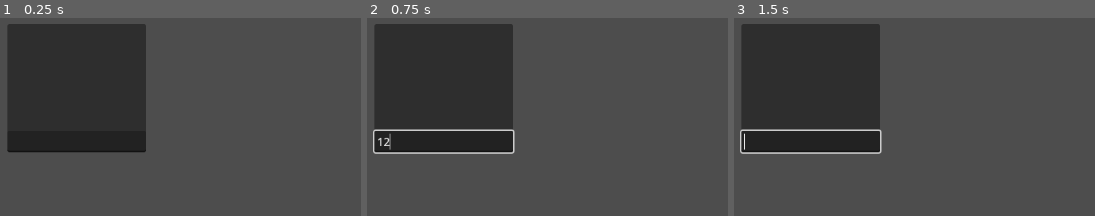
Above: before the commit, frames 1-3 (left to right).
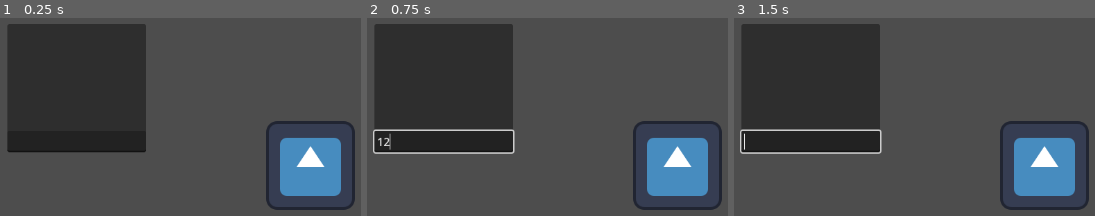
Above: after the commit, the same moments.

Repository: CatmeowSoftwares/multiplayer
Game: Godot game, scene res://main.tscn
Same seed, same stepped clock (60 frames per second), same inputs: the game is played once before the commit and once after it. The engine's default icon, where the game draws it, is replaced by a stand-in: a white triangle on a blue panel in a dark square.
Inputs (mouse positions are in pixels of both pictures, inside the frame that each line leads up to):
- Up to frame 1 (0.25 s): no input
- Up to frame 2 (0.75 s): click (442, 140) at 0.52 s; type "12" at 0.6 s
- Up to frame 3 (1.5 s): tap Enter (ui_accept) at 1.25, 1.35 s; hold Right (ui_right) from 1.28 s (still down)

The runs differ from the first frame. In frame 1, 6.3% of the frame differs, in the area x 73-99%, y 52-97%; in frame 2, 6.3%; in frame 3, 6.3%.

Commit message:
added udp

Diff:
--- a/chat.gd
+++ b/chat.gd
@@ -14,17 +14,17 @@
 	user = randi_range(41, 67)
 func _process(delta: float) -> void:
 	stream.poll()
-
-	var r = stream.get_available_bytes()
-	if r > 0:
-		print("data!!!!")
-		var d = stream.get_data(r)[1]
-		var string := ""
-		for x in d:
-			if x == 0: continue
-			string += char(x)
-		print(string)
-		chat_send(string)
+	if stream.get_status() == StreamPeerSocket.Status.STATUS_CONNECTED:
+		var r = stream.get_available_bytes()
+		if r > 0:
+			print("data!!!!")
+			var d = stream.get_data(r)[1]
+			var string := ""
+			for x in d:
+				if x == 0: continue
+				string += char(x)
+			print(string)
+			chat_send(string)
 
 
 func send(message: String):
--- a/main.tscn
+++ b/main.tscn
@@ -2,6 +2,11 @@
 
 [ext_resource type="Script" uid="uid://r4nltx0lpaya" path="res://main.gd" id="1_0xm2m"]
 [ext_resource type="Script" uid="uid://6jbnefhd7wdj" path="res://chat.gd" id="1_ig7tw"]
+[ext_resource type="Script" uid="uid://c3qxfvn67cdcm" path="res://player.gd" id="3_1bvp3"]
+[ext_resource type="Texture2D" uid="uid://qh7ik1d88h0x" path="res://icon.svg" id="4_lquwl"]
+
+[sub_resource type="RectangleShape2D" id="RectangleShape2D_7mycd"]
+size = Vector2(128, 128)
 
 [node name="Main" type="Node2D" unique_id=208231970]
 script = ExtResource("1_0xm2m")
@@ -40,4 +45,15 @@
 [node name="LineEdit" type="LineEdit" parent="UI/GUI/Chat/PanelContainer/VBoxContainer" unique_id=1121783823]
 layout_mode = 2
 
+[node name="Player" type="CharacterBody2D" parent="." unique_id=730711211]
+script = ExtResource("3_1bvp3")
+
+[node name="Sprite2D" type="Sprite2D" parent="Player" unique_id=816953235]
+texture = ExtResource("4_lquwl")
+
+[node name="CollisionShape2D" type="CollisionShape2D" parent="Player" unique_id=233960224]
+shape = SubResource("RectangleShape2D_7mycd")
+
+[node name="Camera2D" type="Camera2D" parent="Player" unique_id=1263823661]
+
 [connection signal="text_submitted" from="UI/GUI/Chat/PanelContainer/VBoxContainer/LineEdit" to="UI/GUI/Chat" method="_on_line_edit_text_submitted"]
--- /dev/null
+++ b/player.gd
@@ -0,0 +1,37 @@
+extends CharacterBody2D
+
+
+const SPEED = 300.0
+const JUMP_VELOCITY = -400.0
+var udp = PacketPeerUDP.new()
+var connected = false
+
+func _ready():
+	udp.connect_to_host("127.0.0.1", 8080)
+func _process(delta):
+	if !connected:
+		pass
+		# Try to contact server
+		#udp.put_packet("meow :3".to_utf8_buffer())
+	if udp.get_available_packet_count() > 0:
+		print("Connected: %s" % udp.get_packet().get_string_from_utf8())
+		connected = true
+
+func _physics_process(delta: float) -> void:
+	# Add the gravity.
+	if not is_on_floor():
+		velocity += get_gravity() * delta
+
+	# Handle jump.
+	if Input.is_action_just_pressed("ui_accept") and is_on_floor():
+		velocity.y = JUMP_VELOCITY
+
+	# Get the input direction and handle the movement/deceleration.
+	# As good practice, you should replace UI actions with custom gameplay actions.
+	var direction := Input.get_axis("ui_left", "ui_right")
+	if direction:
+		velocity.x = direction * SPEED
+	else:
+		velocity.x = move_toward(velocity.x, 0, SPEED)
+
+	move_and_slide()
Not shown, added: player.gd.uid
